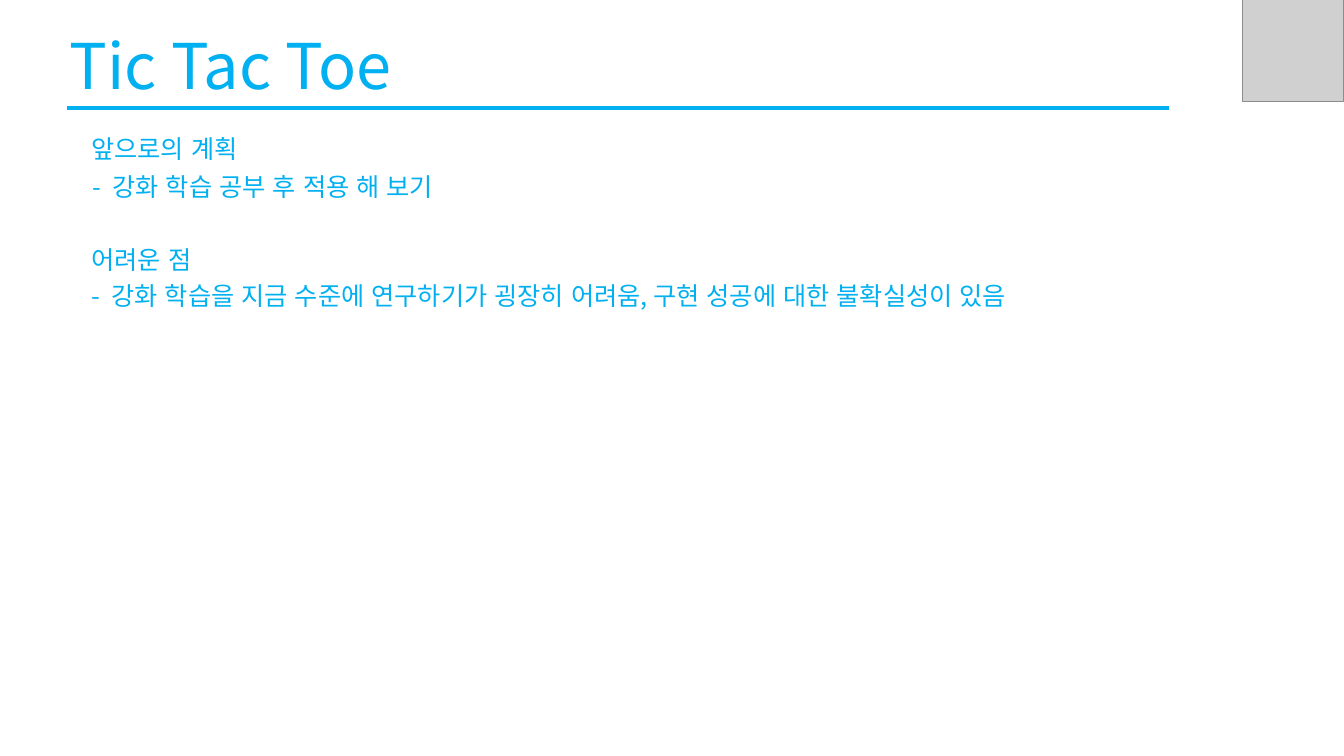
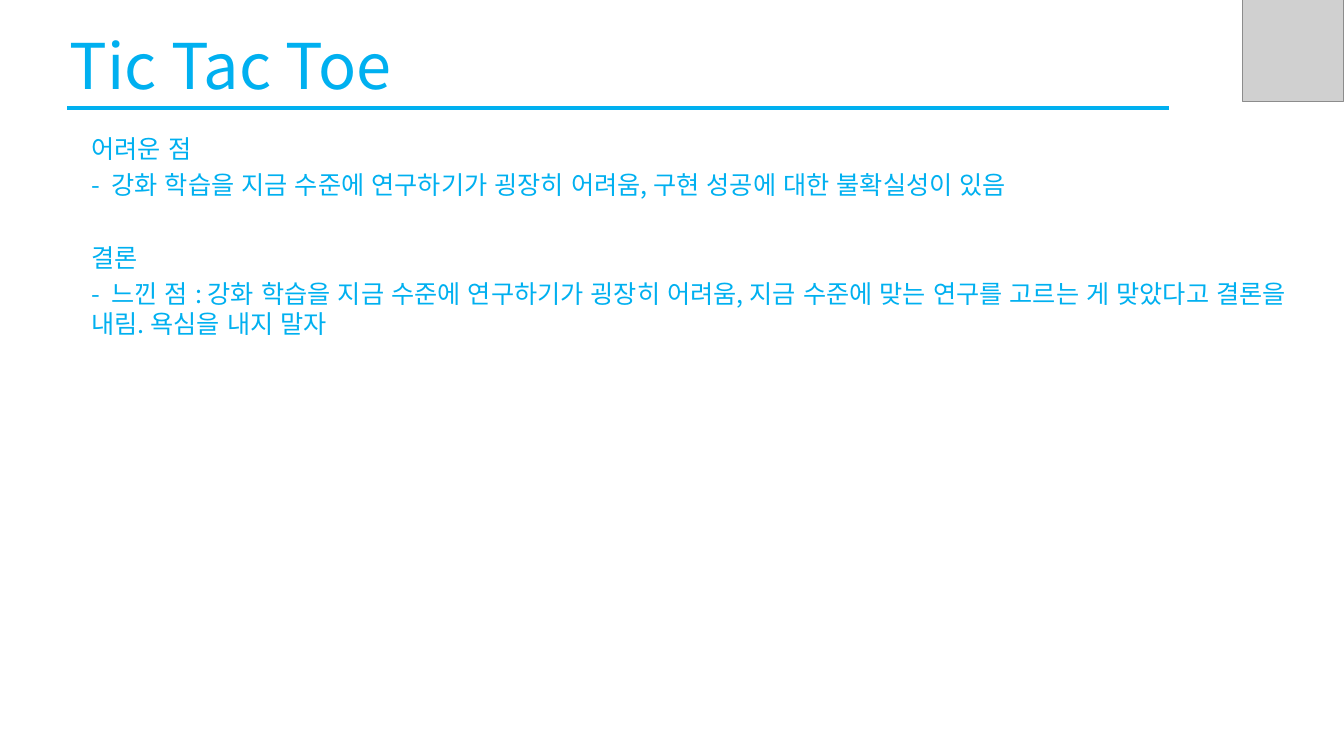
Before and after one commit to owinhun/2022_Caerang, a slide deck: slide 3 of 씨애랑_SW전시회_ppt.pptx. Drawn at 1344x756 pixels with LibreOffice and Linux fonts; fonts in the diff are those of the drawing; grey boxes stand for pictures. Boxes give left, top, right and bottom in pixels: in the first picture for what was removed or moved away, otherwise in the second. Text is boxed around its words. In the diff, an @@ line names an element or a change of style, - is before the commit and + after.

```diff
--- a/씨애랑_SW전시회_ppt.pptx
+++ b/씨애랑_SW전시회_ppt.pptx
@@ text at (x1=91, y1=137, x2=433, y2=198): paragraphs removed @@
-앞으로의 계획
-- 강화 학습 공부 후 적용 해 보기
@@ text at (x1=91, y1=246, x2=1286, y2=335): paragraphs added @@
+결론
+- 느낀 점 : 강화 학습을 지금 수준에 연구하기가 굉장히 어려움, 지금 수준에 맞는 연구를 고르는 게 맞았다고 결론을 내림. 욕심을 내지 말자
```
Also in this commit, not shown: 4 other slides changed, 2 other files.
